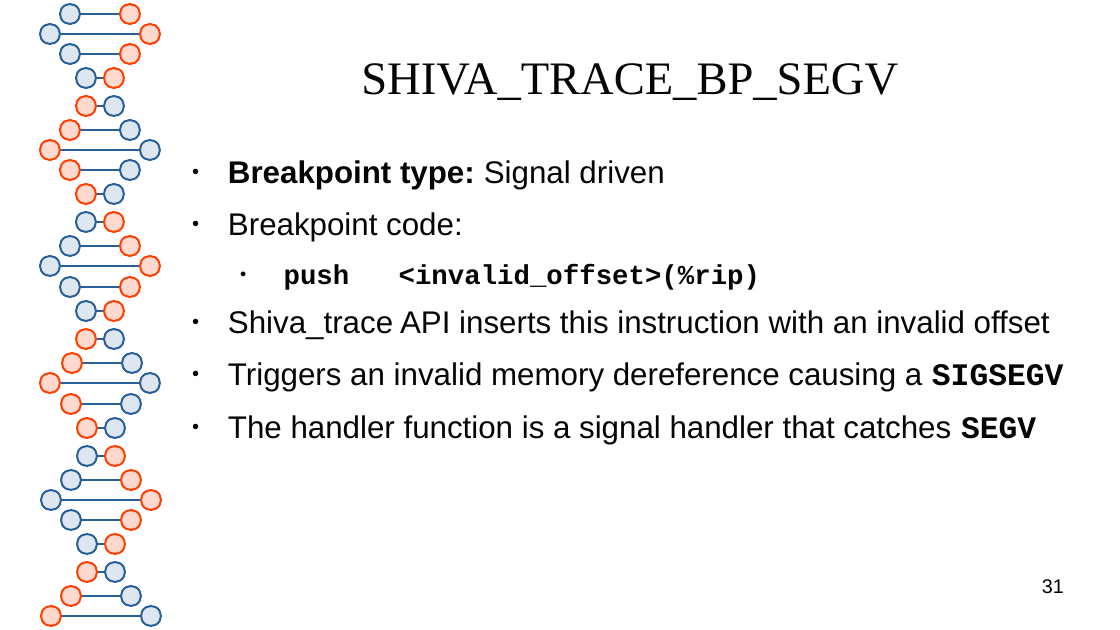
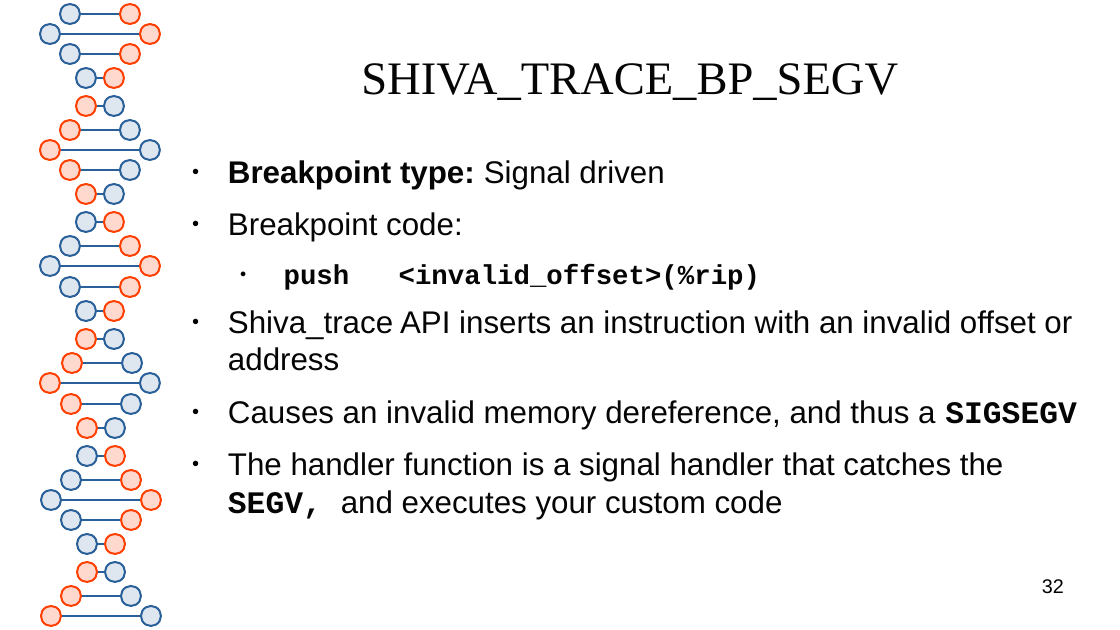
Before and after one commit to elfmaster/shiva, a slide deck: slide 32 of presentation/shiva_runtime.odp (slide 31 before the commit). Drawn at 1120x630 pixels with LibreOffice and Linux fonts; fonts in the diff are those of the drawing. Boxes give left, top, right and bottom in pixels: in the first picture for what was removed or moved away, otherwise in the second. Text is boxed around its words. In the diff, an @@ line names an element or a change of style, - is before the commit and + after.

```diff
--- a/presentation/shiva_runtime.odp
+++ b/presentation/shiva_runtime.odp
@@ text at [228, 310, 1077, 519]: text changed @@
-● Shiva_trace API inserts this instruction with an invalid offset
-● Triggers an invalid memory dereference causing a SIGSEGV
-● The handler function is a signal handler that catches SEGV
+● Shiva_trace API inserts an instruction with an invalid offset or address
+● Causes an invalid memory dereference, and thus a SIGSEGV
+● The handler function is a signal handler that catches the SEGV, and executes your custom code
@@ page number at [1042, 579, 1064, 594]: text changed @@
-31
+32
```
Also in this commit, not shown: 8 other slides changed, 9 slides added, 1 other file.
